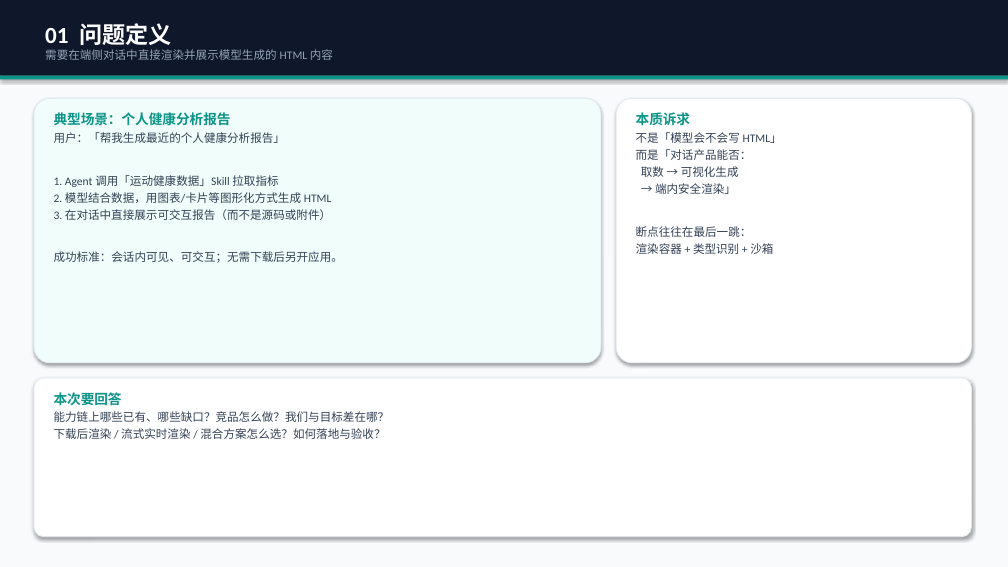
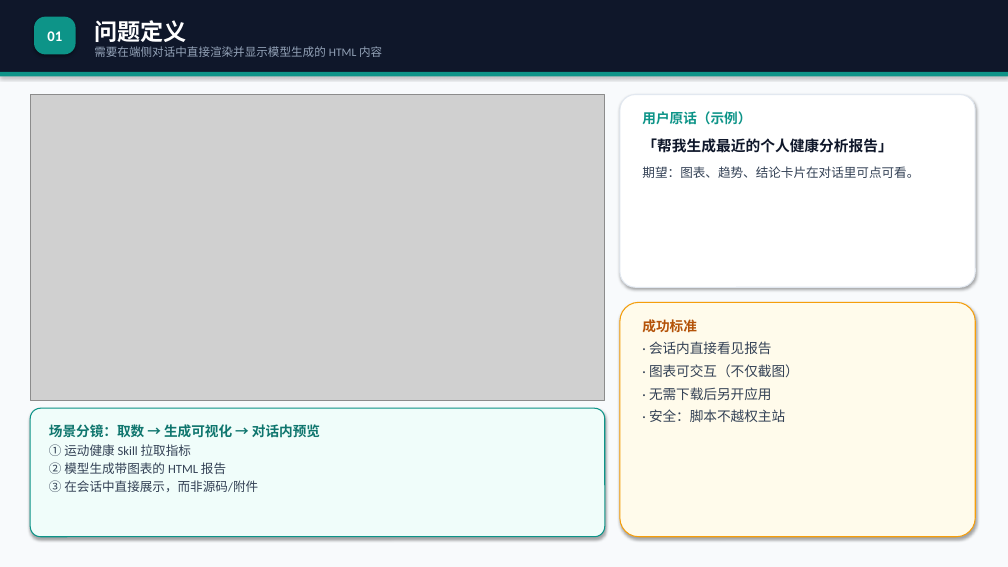
Before and after one commit to Lizzy67/leetcode, a slide deck: slide 2 of docs/agent_html_preview_proposal.pptx. Drawn at 1008x567 pixels with LibreOffice and Linux fonts; fonts in the diff are those of the drawing; grey boxes stand for pictures. Boxes give left, top, right and bottom in pixels: in the first picture for what was removed or moved away, otherwise in the second. Text is boxed around its words. In the diff, an @@ line names an element or a change of style, - is before the commit and + after.

```diff
--- a/docs/agent_html_preview_proposal.pptx
+++ b/docs/agent_html_preview_proposal.pptx
@@ rectangle: place and size @@
-rectangle at [0, 0, 1008, 76]
+rectangle at [0, 0, 1008, 72]
@@ rounded rectangle added at [34, 17, 76, 54], fill #0D9488, 14 pt, text #FFFFFF, bold @@
+01
@@ text at [94, 20, 382, 57]: text changed @@
-01 问题定义
-需要在端侧对话中直接渲染并展示模型生成的 HTML 内容
+问题定义
+需要在端侧对话中直接渲染并显示模型生成的 HTML 内容
@@ rectangle: place and size @@
-rectangle at [0, 76, 1008, 79]
+rectangle at [0, 72, 1008, 76]
@@ picture added at [30, 95, 605, 401] @@
@@ rounded rectangle removed at [34, 98, 601, 363] @@
@@ text removed at [54, 112, 343, 263] @@
-典型场景：个人健康分析报告
-用户：「帮我生成最近的个人健康分析报告」
-1. Agent 调用「运动健康数据」Skill 拉取指标
-2. 模型结合数据，用图表/卡片等图形化方式生成 HTML
-3. 在对话中直接展示可交互报告（而不是源码或附件）
-成功标准：会话内可见、可交互；无需下载后另开应用。
@@ rounded rectangle: place and size @@
-rounded rectangle at [616, 98, 972, 363]
+rounded rectangle at [620, 95, 975, 287]
@@ rounded rectangle at [620, 95, 975, 287]: outline #E2E8F0 0.75 pt to #E2E8F0 1 pt; proportions changed @@
@@ text added at [642, 111, 919, 178], 12 pt, text #334155, bold @@
+用户原话（示例）
+「帮我生成最近的个人健康分析报告」
+期望：图表、趋势、结论卡片在对话里可点可看。
@@ rounded rectangle added at [620, 302, 975, 537], fill #FFFBEB, outline #F59E0B 1 pt @@
@@ text added at [642, 319, 799, 422], 13 pt, text #334155 @@
+成功标准
+· 会话内直接看见报告
+· 图表可交互（不仅截图）
+· 无需下载后另开应用
+· 安全：脚本不越权主站
@@ rounded rectangle removed at [34, 378, 972, 537] @@
@@ rounded rectangle added at [30, 408, 605, 537], fill #F0FDFA, outline #0D9488 1 pt @@
@@ text removed at [54, 392, 390, 439] @@
-本次要回答
-能力链上哪些已有、哪些缺口？竞品怎么做？我们与目标差在哪？
-下载后渲染 / 流式实时渲染 / 混合方案怎么选？如何落地与验收？
@@ text at [49, 424, 320, 492]: text changed; size 11 to 12 pt @@
-本质诉求
-不是「模型会不会写 HTML」
-而是「对话产品能否：
-取数 → 可视化生成
-→ 端内安全渲染」
-断点往往在最后一跳：
-渲染容器 + 类型识别 + 沙箱
+场景分镜：取数 → 生成可视化 → 对话内预览
+① 运动健康 Skill 拉取指标
+② 模型生成带图表的 HTML 报告
+③ 在会话中直接展示，而非源码/附件
```
Also in this commit, not shown: 7 other slides changed, 5 other files.
